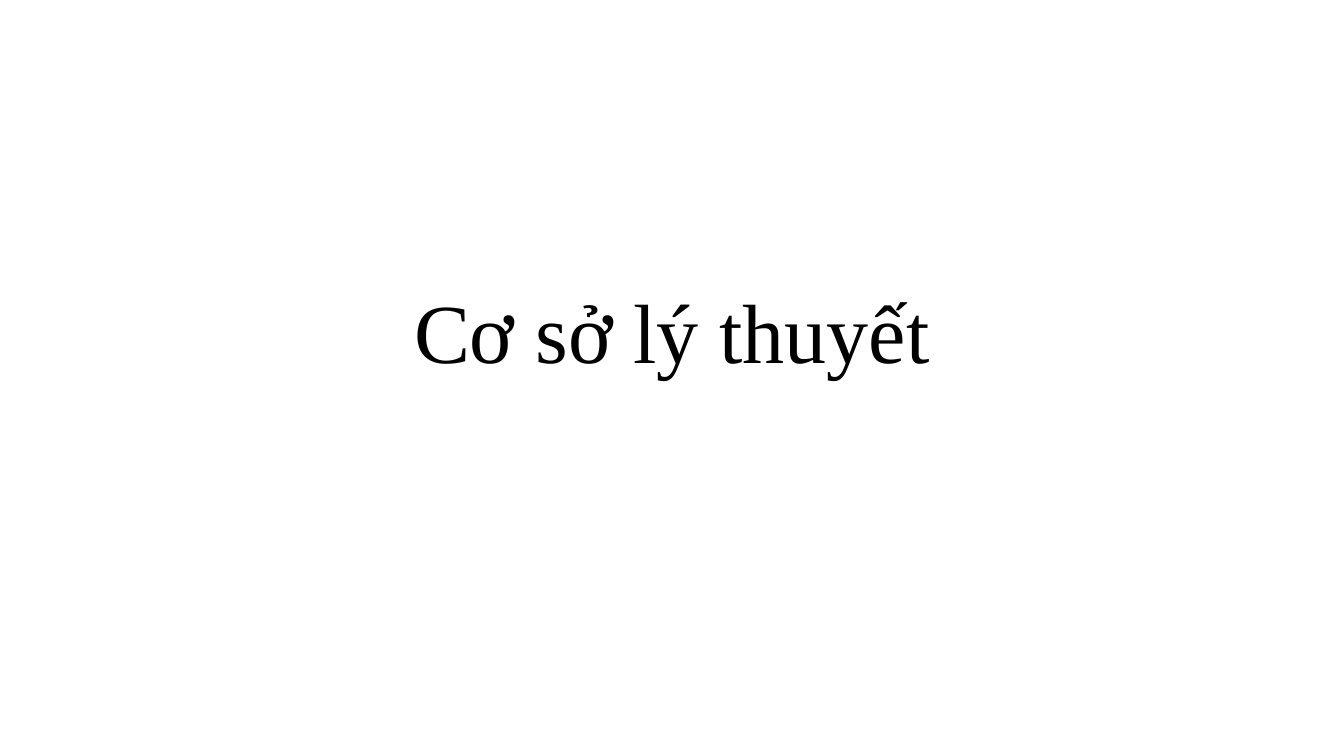
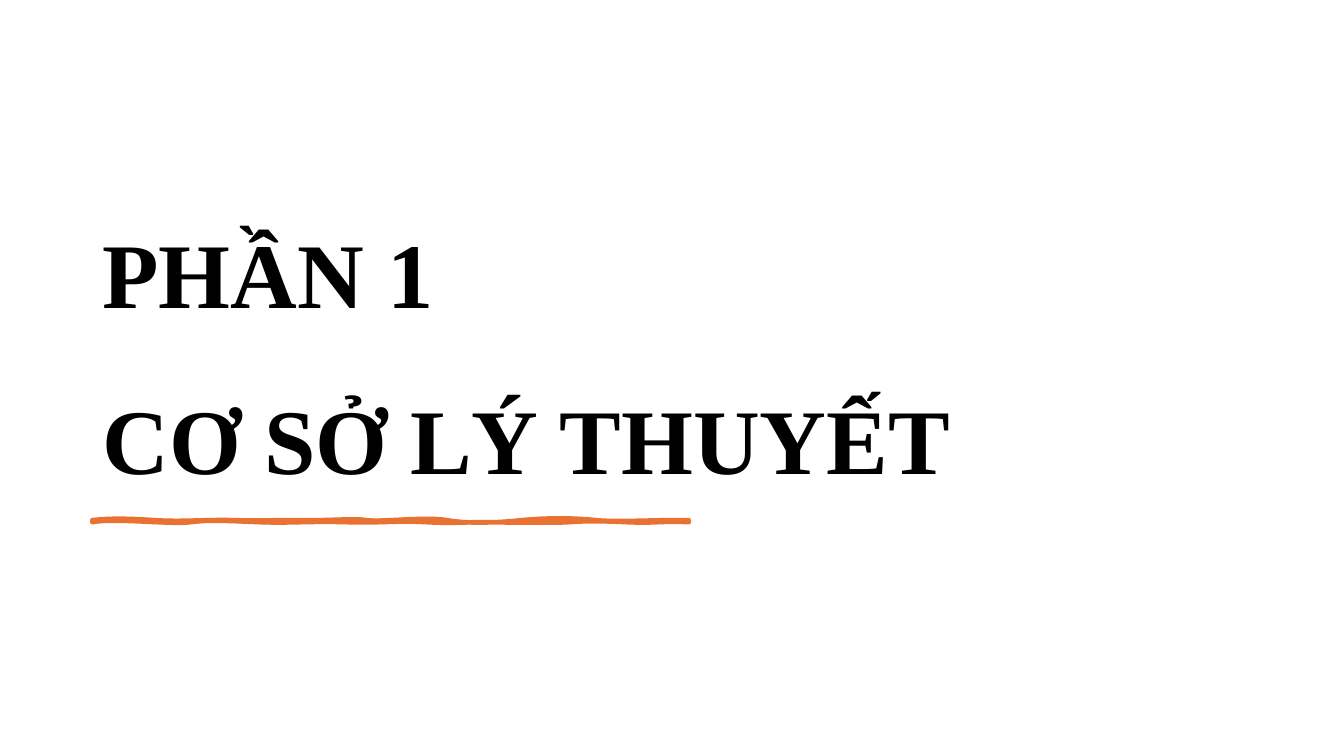
Before and after one commit to ngovanuc/Vietnamese_History_Chatbot, a slide deck: slide 3 of documents/slide bao cao.pptx (slide 2 before the commit). Drawn at 1344x756 pixels with LibreOffice and Linux fonts; fonts in the diff are those of the drawing. Boxes give left, top, right and bottom in pixels: in the first picture for what was removed or moved away, otherwise in the second. Text is boxed around its words. In the diff, an @@ line names an element or a change of style, - is before the commit and + after.

```diff
--- a/documents/slide bao cao.pptx
+++ b/documents/slide bao cao.pptx
@@ title at <box>102,236,950,475</box>: text changed; size 60 to 66 pt; bold on @@
-Cơ sở lý thuyết
+PHẦN 1
+CƠ SỞ LÝ THUYẾT
@@ freeform shape added at <box>93,520,690,522</box>, fill #E97132, outline #E97132 3.25 pt @@
```
Also in this commit, not shown: 31 other slides changed, 3 slides added, 3 slides removed.
